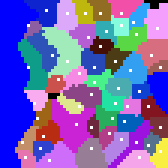
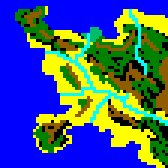
Two versions of the same layered image (168 x 168). Layer-by-layer changes:
added layer "TestTerrain2" above "Layer" over [15, 0, 168, 168]
hid "Layer", painted on it over [15, 0, 168, 168]
renamed "Background" to "TestTerrain1", painted on it over [15, 0, 168, 168]
